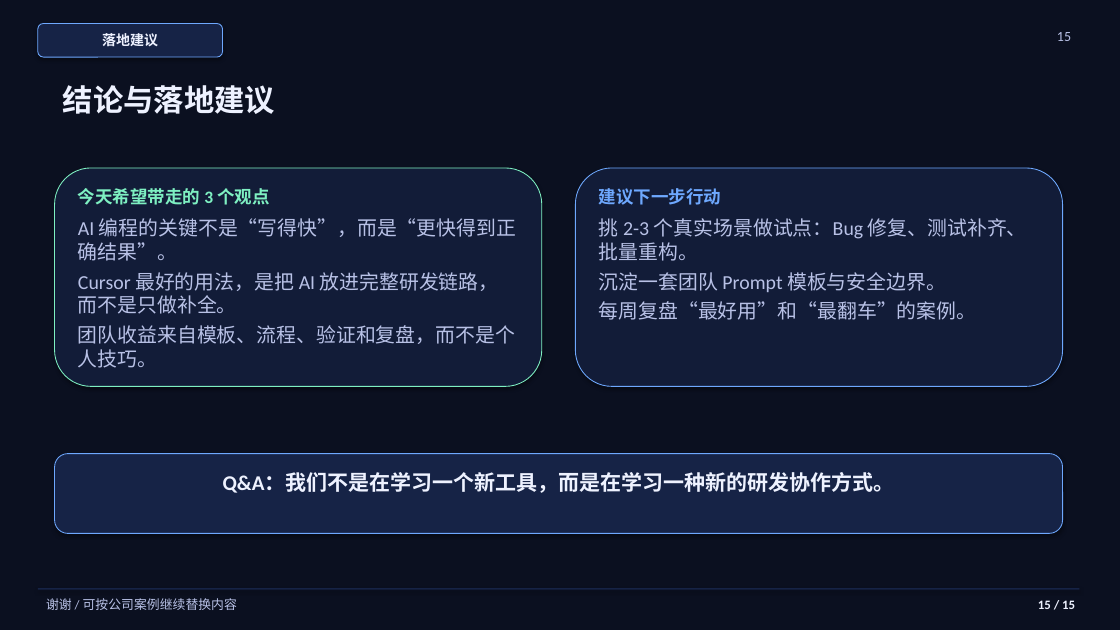
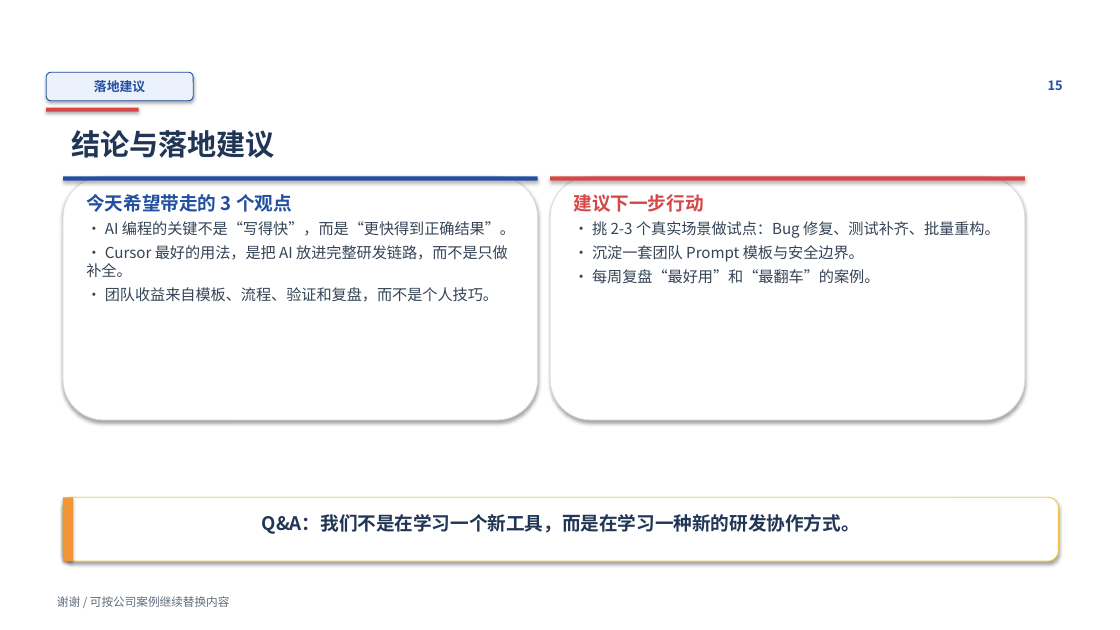
Before and after one commit to jumprn/test1, a slide deck: slide 15 of cursor-ai-best-practices.pptx. Drawn at 1120x630 pixels with LibreOffice and Linux fonts; fonts in the diff are those of the drawing; background and template pictures are left out. Boxes give left, top, right and bottom in pixels: in the first picture for what was removed or moved away, otherwise in the second. Text is boxed around its words. In the diff, an @@ line names an element or a change of style, - is before the commit and + after.

```diff
--- a/cursor-ai-best-practices.pptx
+++ b/cursor-ai-best-practices.pptx
@@ background #0B1020 to picture (left out) @@
@@ rounded rectangle "落地建议": place and size @@
-rounded rectangle "落地建议" at (38,24,223,57)
+rounded rectangle "落地建议" at (46,72,193,101)
@@ rounded rectangle "落地建议" at (46,72,193,101): size 12 to 11 pt, font Calibri to Noto Sans CJK SC, text colour #EEF2FF to #224FA0; fill #162346 to #EBF2FC; outline #6EA8FE 0.75 pt to #224FA0 0.75 pt @@
@@ text "15": place and size @@
-text "15" at (1057,32,1071,41)
+text "15" at (1048,80,1063,90)
@@ text "15" at (1048,80,1063,90): size 12 to 11 pt, font Calibri to Noto Sans CJK SC, text colour #B8C1E6 to #224FA0, bold on @@
@@ rectangle added at (46,108,139,112), fill #D64747 @@
@@ text "结论与落地建议": place and size @@
-text "结论与落地建议" at (63,85,275,114)
+text "结论与落地建议" at (71,130,275,158)
@@ text "结论与落地建议" at (71,130,275,158): size 26 to 25 pt, font Calibri to Noto Sans CJK SC, text colour #EEF2FF to #213555 @@
@@ rounded rectangle removed at (55,168,542,386) @@
@@ rounded rectangle: place and size @@
-rounded rectangle at (576,168,1063,386)
+rounded rectangle at (63,176,538,420)
@@ rounded rectangle at (63,176,538,420): fill #121C38 to #FFFFFF; outline #6EA8FE 0.75 pt to #D8DEE7 0.75 pt @@
@@ rectangle added at (63,176,538,181), fill #224FA0 @@
@@ rectangle: place and size @@
-rectangle at (38,588,1080,590)
+rectangle at (550,176,1025,181)
@@ rectangle at (550,176,1025,181): fill #162346 to #D64747 @@
@@ rounded rectangle added at (550,176,1025,420), fill #FFFFFF, outline #D8DEE7 0.75 pt @@
@@ text "今天希望带走的 3 个观点": place and size @@
-text "今天希望带走的 3 个观点" at (78,188,269,205)
+text "今天希望带走的 3 个观点" at (86,194,292,212)
@@ text "今天希望带走的 3 个观点" at (86,194,292,212): size 15 to 16 pt, font Calibri to Noto Sans CJK SC, text colour #7EF0C2 to #224FA0 @@
@@ text "建议下一步行动": place and size @@
-text "建议下一步行动" at (599,188,721,205)
+text "建议下一步行动" at (574,194,704,212)
@@ text "建议下一步行动" at (574,194,704,212): size 15 to 16 pt, font Calibri to Noto Sans CJK SC, text colour #6EA8FE to #D64747 @@
@@ text at (86,221,515,302): text changed; size 17 to 13 pt; font Calibri to Noto Sans CJK SC; text colour #B8C1E6 to #354456 @@
-AI 编程的关键不是“写得快”，而是“更快得到正确结果”。
-Cursor 最好的用法，是把 AI 放进完整研发链路，而不是只做补全。
-团队收益来自模板、流程、验证和复盘，而不是个人技巧。
+• AI 编程的关键不是“写得快”，而是“更快得到正确结果”。
+• Cursor 最好的用法，是把 AI 放进完整研发链路，而不是只做补全。
+• 团队收益来自模板、流程、验证和复盘，而不是个人技巧。
@@ text at (592,221,1000,284): text changed; size 17 to 13 pt; font Calibri to Noto Sans CJK SC; text colour #B8C1E6 to #354456 @@
-挑 2-3 个真实场景做试点：Bug 修复、测试补齐、批量重构。
-沉淀一套团队 Prompt 模板与安全边界。
-每周复盘“最好用”和“最翻车”的案例。
+• 挑 2-3 个真实场景做试点：Bug 修复、测试补齐、批量重构。
+• 沉淀一套团队 Prompt 模板与安全边界。
+• 每周复盘“最好用”和“最翻车”的案例。
@@ rounded rectangle: place and size @@
-rounded rectangle at (55,454,1063,534)
+rounded rectangle at (63,497,1059,561)
@@ rounded rectangle at (63,497,1059,561): fill #162346 to #FFFFFF; outline #6EA8FE 0.75 pt to #F5C645 0.75 pt @@
@@ rectangle added at (63,497,73,561), fill #F29536 @@
@@ text "Q&A：我们不是在学习一个新工具，而是在学习一种新的研发协作方式。": place and size @@
-text "Q&A：我们不是在学习一个新工具，而是在学习一种新的研发协作方式。" at (223,472,895,493)
+text "Q&A：我们不是在学习一个新工具，而是在学习一种新的研发协作方式。" at (262,514,860,534)
@@ text "Q&A：我们不是在学习一个新工具，而是在学习一种新的研发协作方式。" at (262,514,860,534): size 18 to 16 pt, font Calibri to Noto Sans CJK SC, text colour #EEF2FF to #213555 @@
@@ text "谢谢 / 可按公司案例继续替换内容": place and size @@
-text "谢谢 / 可按公司案例继续替换内容" at (46,598,237,610)
+text "谢谢 / 可按公司案例继续替换内容" at (57,596,230,607)
@@ text "谢谢 / 可按公司案例继续替换内容" at (57,596,230,607): size 11 to 10 pt, font Calibri to Noto Sans CJK SC, text colour #B8C1E6 to #626E7C @@
@@ text removed at (1038,600,1075,609) @@
-15 / 15
```
Also in this commit, not shown: 14 other slides changed, 3 other files.
